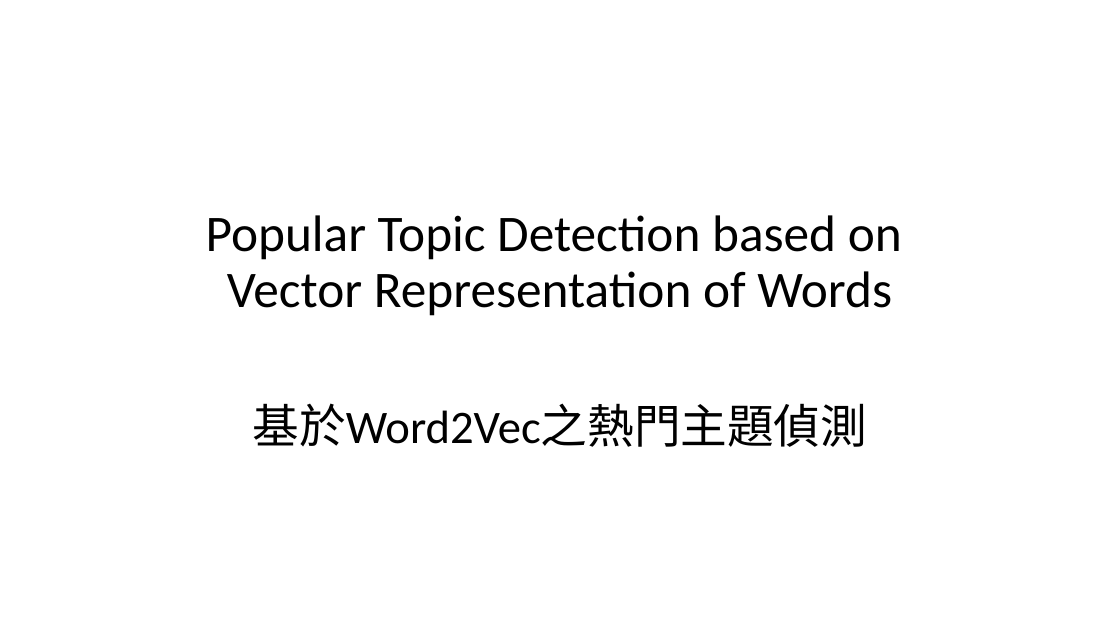
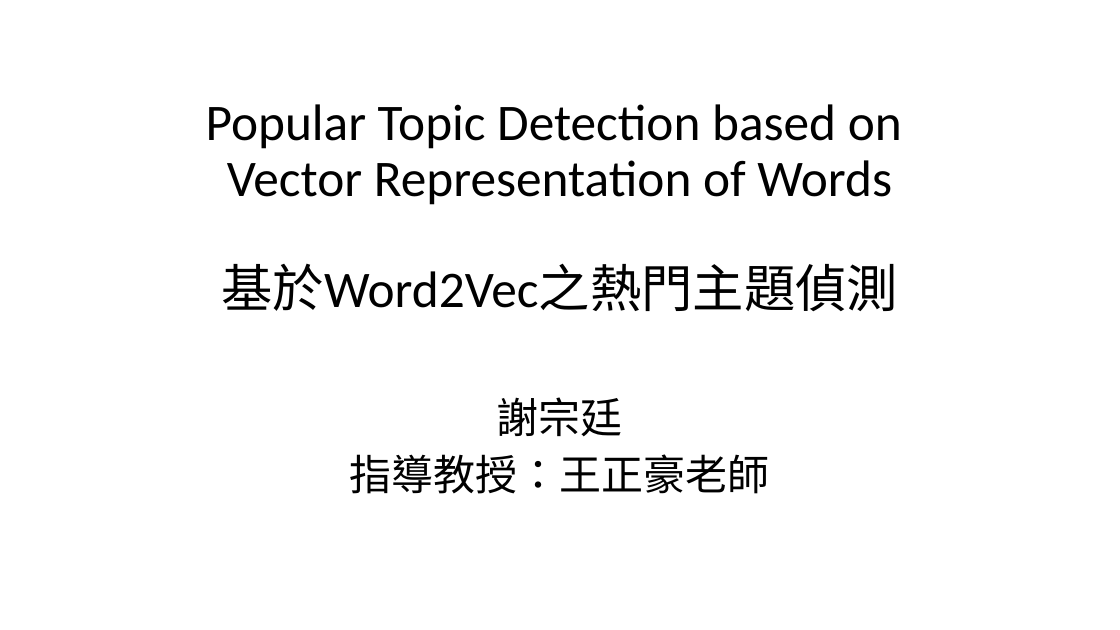
Before and after one commit to ZhongTing/HotTopicDetection, a slide deck: slide 1 of document/Hot-Topic-Detection.pptx. Drawn at 1120x630 pixels with LibreOffice and Linux fonts; fonts in the diff are those of the drawing. Boxes give left, top, right and bottom in pixels: in the first picture for what was removed or moved away, otherwise in the second. Text is boxed around its words. In the diff, an @@ line names an element or a change of style, - is before the commit and + after.

```diff
--- a/document/Hot-Topic-Detection.pptx
+++ b/document/Hot-Topic-Detection.pptx
@@ title at [206,104,902,311]: text changed @@
-Popular Topic Detection based on
-Vector Representation of Words
+Popular Topic Detection based on
+Vector Representation of Words
+基於Word2Vec之熱門主題偵測
@@ subtitle at [350,397,770,494]: text changed; size 40 to 36 pt @@
-基於Word2Vec之熱門主題偵測
+謝宗廷
+指導教授：王正豪老師
```
Also in this commit, not shown: 24 other slides changed, 32 slides added, 8 slides removed, 19 other files.
